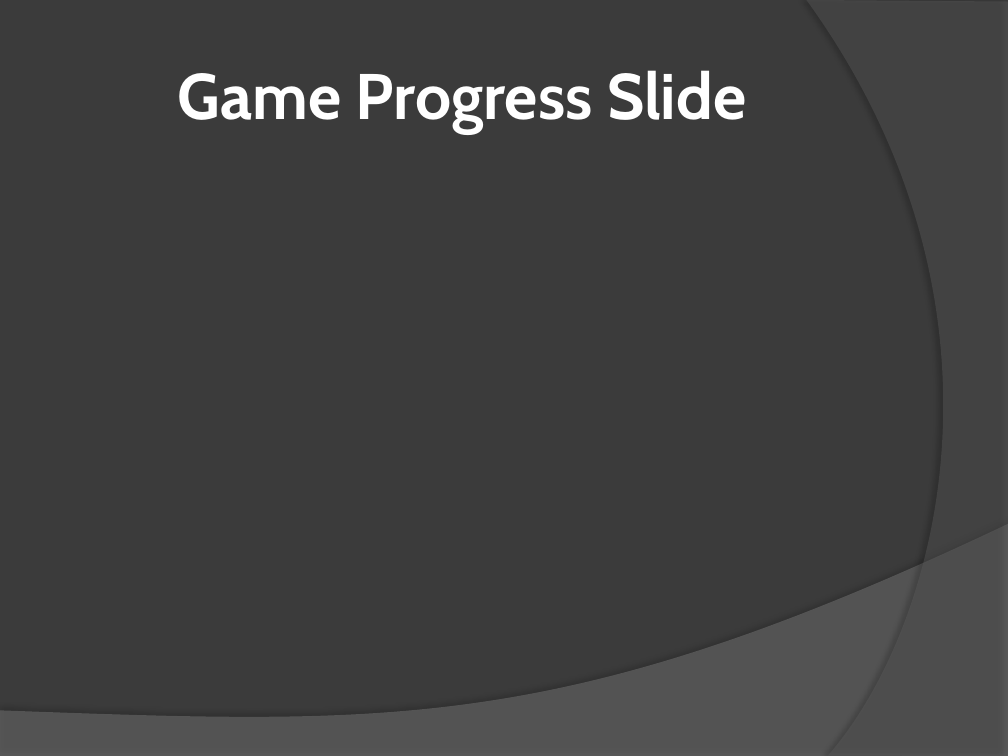
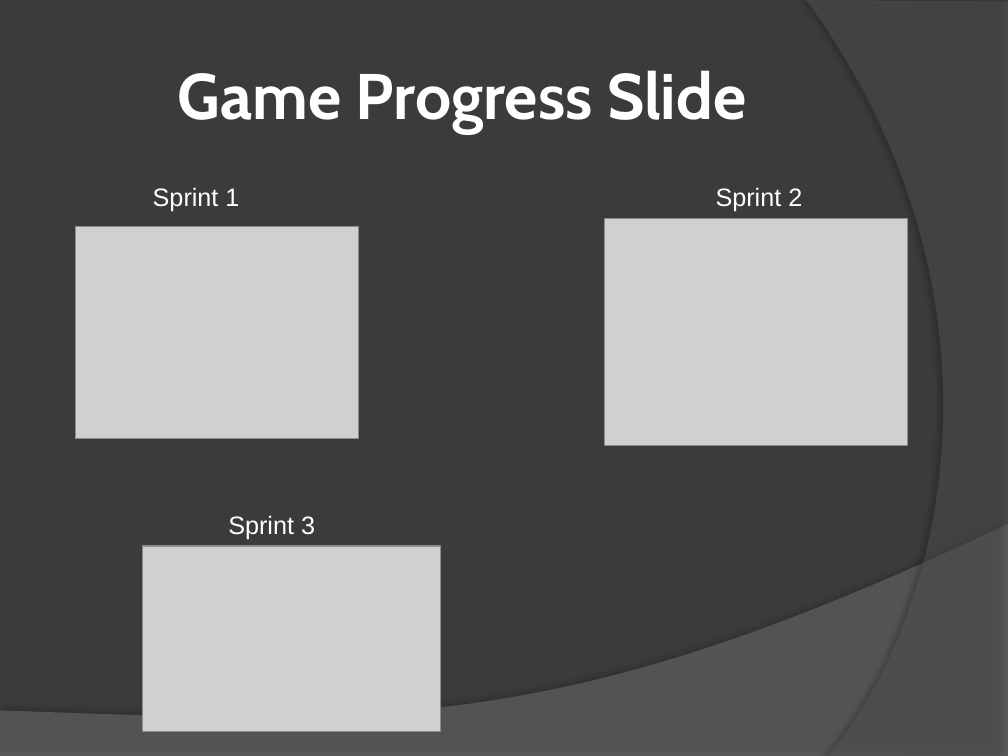
Before and after one commit to FiveFourFive/battle-cars, a slide deck: slide 4 of Trunk/Battle Cars.pptx. Drawn at 1008x756 pixels with LibreOffice and Linux fonts; fonts in the diff are those of the drawing; grey boxes stand for pictures. Boxes give left, top, right and bottom in pixels: in the first picture for what was removed or moved away, otherwise in the second. Text is boxed around its words. In the diff, an @@ line names an element or a change of style, - is before the commit and + after.

```diff
--- a/Trunk/Battle Cars.pptx
+++ b/Trunk/Battle Cars.pptx
@@ text added at bbox=[153, 187, 239, 212], 18 pt, text #FFFFFF @@
+Sprint 1
@@ text added at bbox=[716, 187, 802, 212], 18 pt, text #FFFFFF @@
+Sprint 2
@@ picture added at bbox=[76, 227, 359, 438] @@
@@ picture added at bbox=[605, 219, 907, 446] @@
@@ text added at bbox=[228, 515, 315, 539], 18 pt, text #FFFFFF @@
+Sprint 3
@@ picture added at bbox=[143, 546, 440, 732] @@
```
Also in this commit, not shown: 8 other files.
